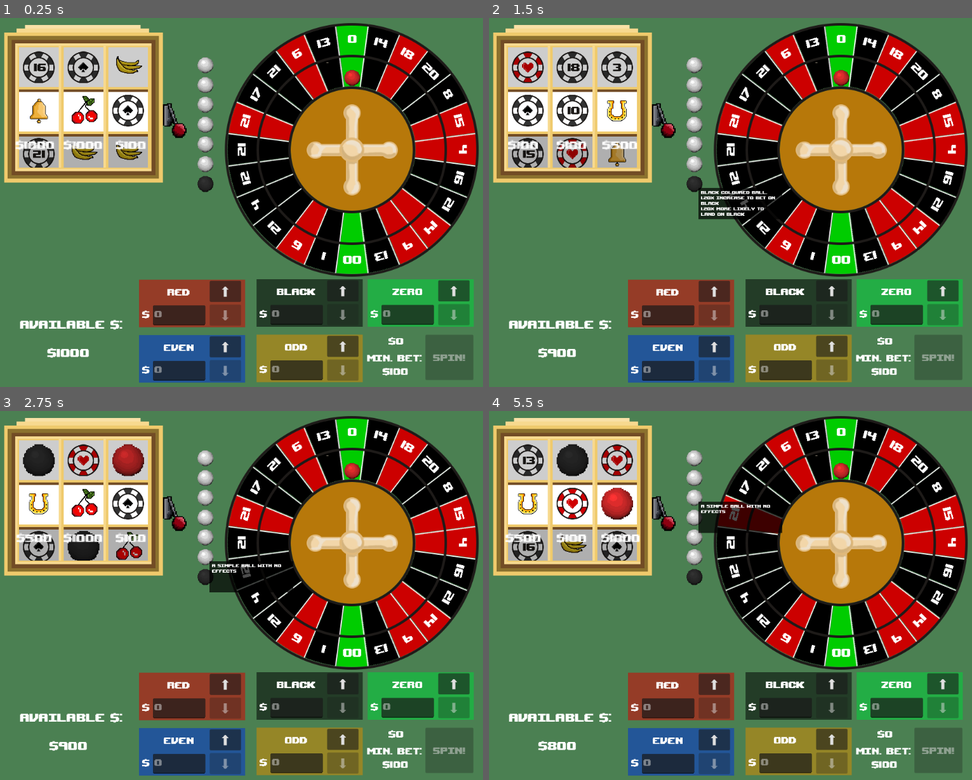
Above: before the commit, frames 1-4 (two rows, left to right).
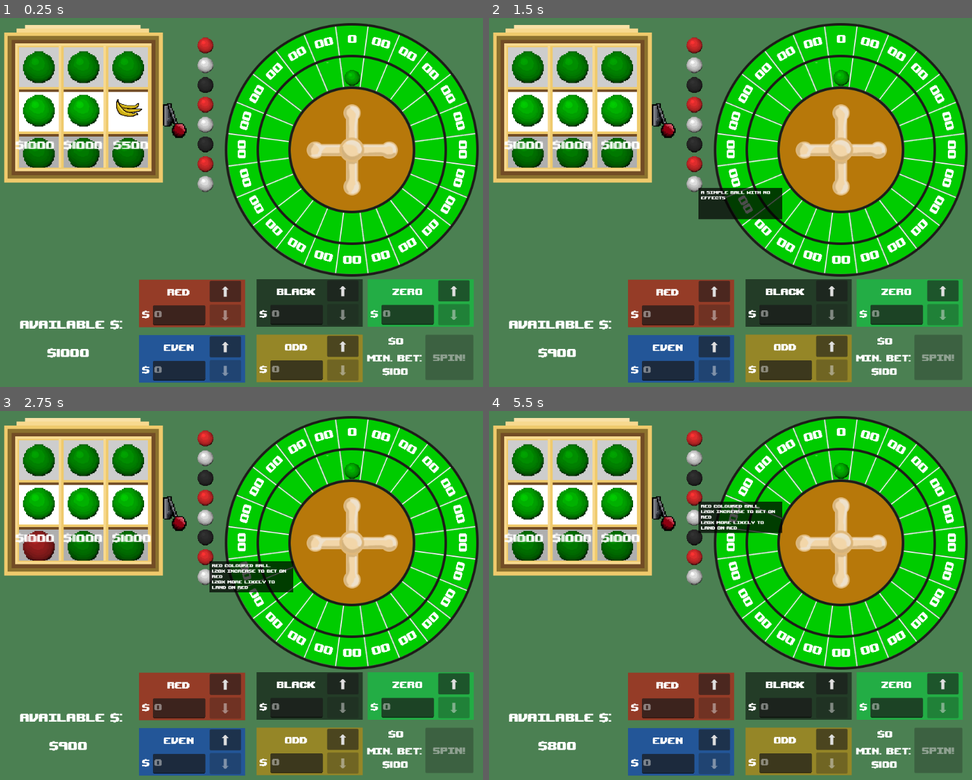
Above: after the commit, the same moments.

Repository: RossRKK/gmtk-game-jam-2025
Game: Godot game, scene res://scenes/roulette_scene.tscn
Two runs of this game, one before a commit and one after it. Both use one fixed random seed, a clock stepped at 60 frames per second and the inputs below. Sound files missing from this copy of the repository are replaced by a short silence.
Inputs (mouse positions are in pixels of both pictures, inside the frame that each line leads up to):
- Up to frame 1 (0.25 s): no input
- Up to frame 2 (1.5 s): click (662, 102) at 0.5 s; click (696, 184) at 1.27 s
- Up to frame 3 (2.75 s): click (207, 558) at 2.02 s
- Up to frame 4 (5.5 s): click (696, 536) at 2.77 s; click (696, 518) at 3.52 s; click (662, 495) at 4.25 s; click (696, 499) at 5.02 s

The runs differ from the first frame. In frame 1, 22% of the frame differs, in the area x 4-99%, y 2-70%; in frame 2, 22%, in the area x 3-99%, y 2-70%; in frame 3, 22%; in frame 4, 22%.

Commit message:
Added nice shot sound effect

Diff:
--- /dev/null
+++ b/scripts/balls/special_balls/golf_ball.gd
@@ -0,0 +1,31 @@
+class_name GolfBall
+extends RouletteBall
+
+static func make_golf_ball() -> GolfBall:
+	return GolfBall.new()
+
+var sound_effect: AudioStreamPlayer2D
+
+func _init() -> void:
+	super()
+	modulate = Color(0., .8, 0.)
+
+	sound_effect = AudioStreamPlayer2D.new()
+	sound_effect.stream = preload("res://assets/sound/nice-shot.mp3")
+
+func _ready() -> void:
+	add_child(sound_effect)
+
+func segment_affinity(segment: Segment) -> float:
+	return 1.
+
+func ball_effect(segment: Segment, bet: Bet) -> Bet:
+	sound_effect.play()
+	if bet.bet_type == Bet.BetType.Zero and segment.colour == Segment.RouletteColour.Zero:
+		bet.bet_amount *= 10.
+
+	return bet
+
+
+func description() -> String:
+	return "Golf ball\n10x winnings if you land on the green"
--- a/scripts/power_up.gd
+++ b/scripts/power_up.gd
@@ -20,6 +20,7 @@
 	var balls: Array = [
 		ColouredBall.make_coloured_ball.bind(Segment.RouletteColour.Red),
 		ColouredBall.make_coloured_ball.bind(Segment.RouletteColour.Black),
+		GolfBall.make_golf_ball
 	]
 	var power_ups: Array = [
 		PowerUpMakeColour.new_black,
@@ -45,6 +46,7 @@
 		# these are added after the hard coded ones
 		12 * BASIC_WEIGHT, # red ball
 		12 * BASIC_WEIGHT, # black ball
+		1000, # golf ball
 	]
 
 	for ball_factory in balls:
--- a/scripts/roulette_wheel/roulette_wheel.gd
+++ b/scripts/roulette_wheel/roulette_wheel.gd
@@ -42,11 +42,14 @@
 var ball_offset = Vector2.UP * ball_distance + Vector2.LEFT * 16
 
 func _ready() -> void:
-	ball_queue.enqueue(ColouredBall.make_coloured_ball(Segment.RouletteColour.Red))
-	ball_queue.enqueue(ColouredBall.make_coloured_ball(Segment.RouletteColour.Black))
+	ball_queue.enqueue(GolfBall.make_golf_ball())
 
-	for i in range(6):
-		ball_queue.enqueue(RouletteBall.make_basic_ball())
+	for i in range(8):
+		match i % 3:
+			1: ball_queue.enqueue(ColouredBall.make_coloured_ball(Segment.RouletteColour.Red))
+			2: ball_queue.enqueue(ColouredBall.make_coloured_ball(Segment.RouletteColour.Black))
+			_: ball_queue.enqueue(RouletteBall.make_basic_ball())
+
 
 	receive_ball(ball_queue.dequeue())
 
--- a/scripts/roulette_wheel/segment_handler.gd
+++ b/scripts/roulette_wheel/segment_handler.gd
@@ -8,12 +8,12 @@
 # Called when the node enters the scene tree for the first time.
 func _ready() -> void:
 	for i in range(game.WHEEL_SIZE):
-		if i == 0 or i == game.WHEEL_SIZE/2:
+		#if i == 0 or i == game.WHEEL_SIZE/2:
 			var colour: Segment.RouletteColour = Segment.RouletteColour.Zero
 			add_child(Segment.new(colour, 0, i))
-		else:
-			var colour: Segment.RouletteColour = Segment.RouletteColour.Black if random.randi_range(0, 1) == 0 else Segment.RouletteColour.Red
-			add_child(Segment.new(colour, random.randi_range(1, game.WHEEL_SIZE - 2), i))
+		#else:
+			#var colour: Segment.RouletteColour = Segment.RouletteColour.Black if random.randi_range(0, 1) == 0 else Segment.RouletteColour.Red
+			#add_child(Segment.new(colour, random.randi_range(1, game.WHEEL_SIZE - 2), i))
 
 func get_segment_curve(segment) -> Curve:
 	return segment.segment_effect.probability_effect
Not shown, added: assets/sound/nice-shot.mp3.import
Not shown, added: scripts/balls/special_balls/golf_ball.gd.uid
Not shown, added: assets/sound/nice-shot.mp3
